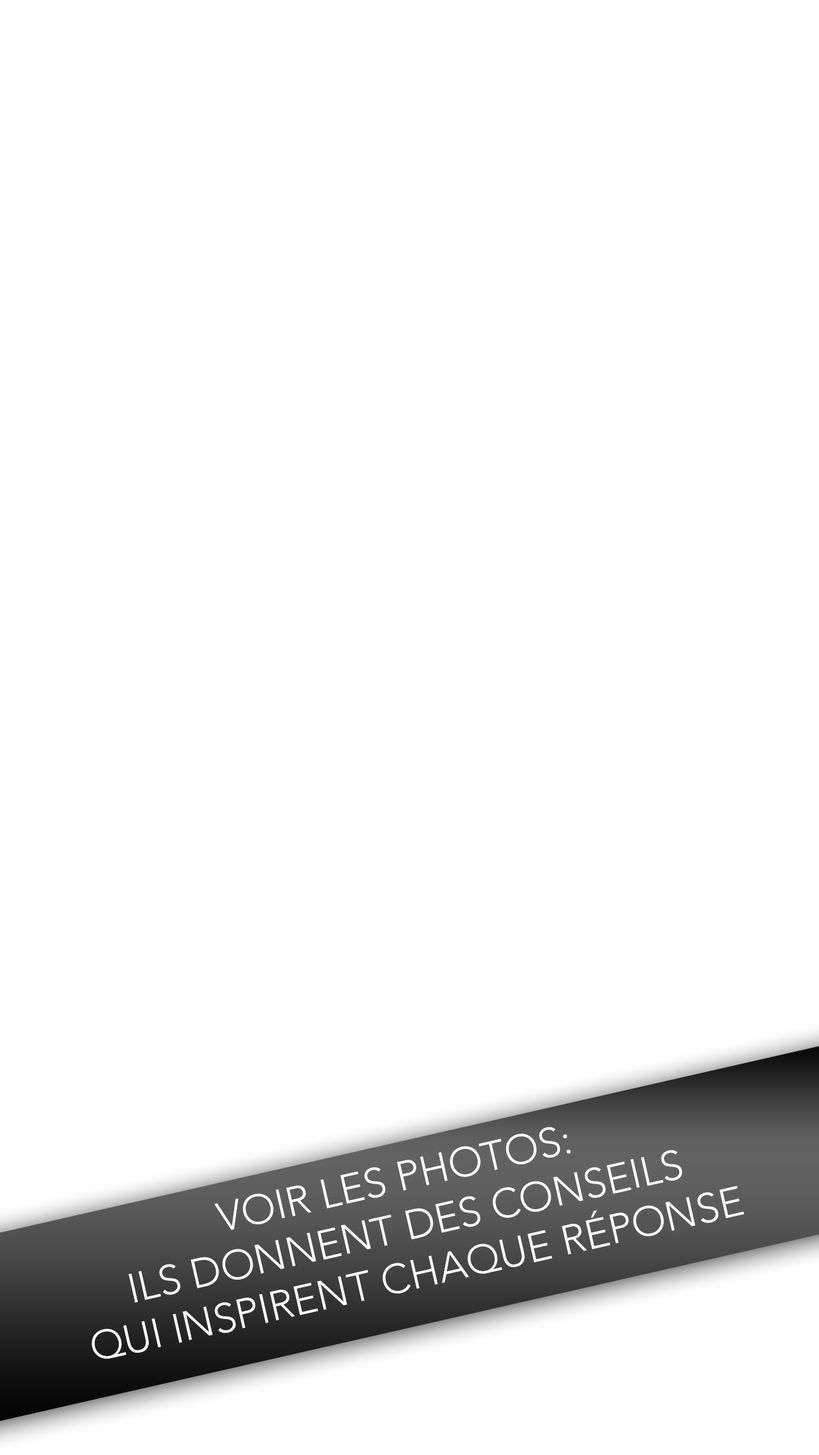
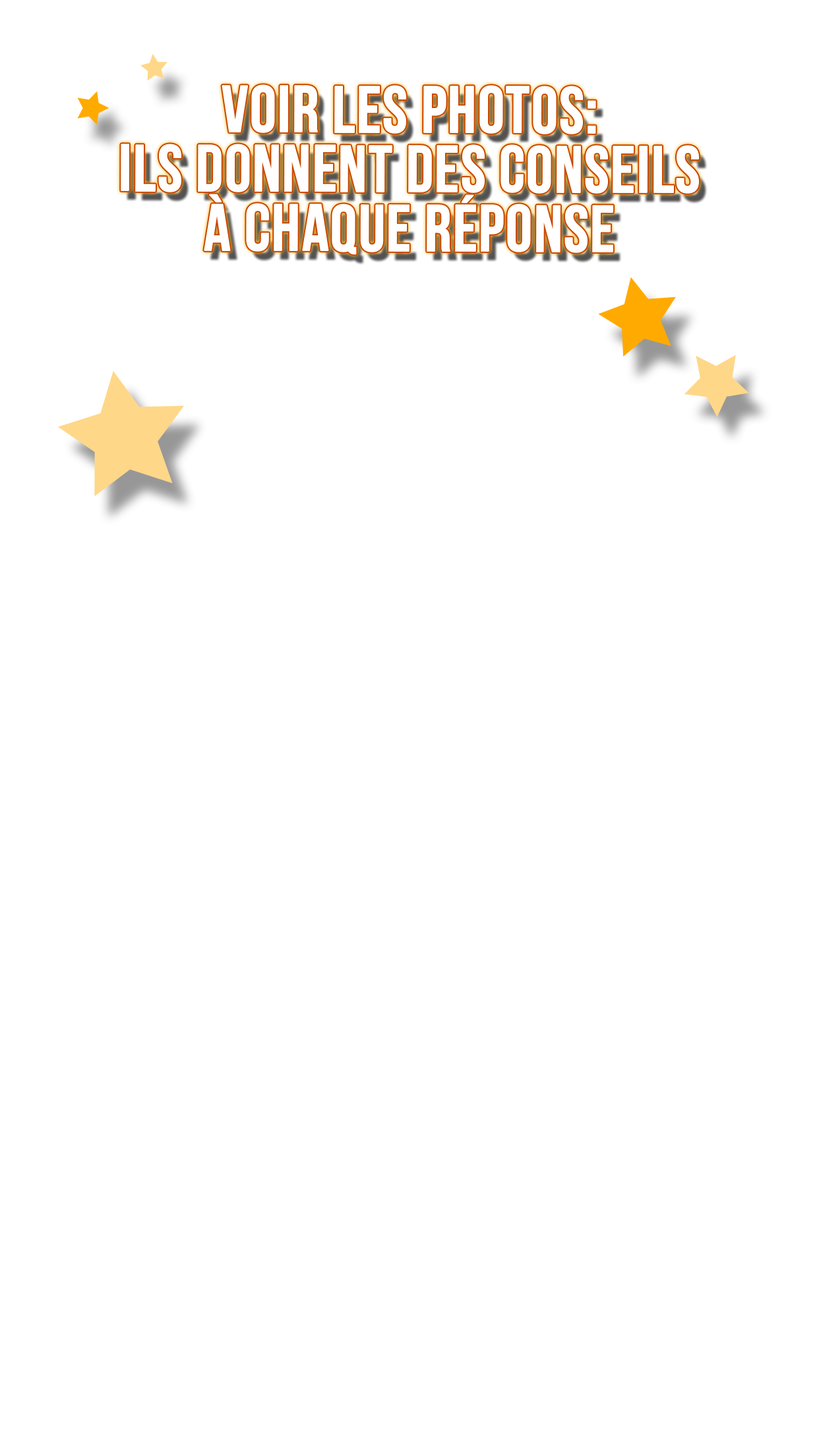
Layer changes from the first w=819, h=1455 image to the second:
showed group "en" (2 layers) over bbox(65, 121, 760, 1337)
showed group "pt" (2 layers) over bbox(41, 115, 772, 1350)
showed group "es" (2 layers) over bbox(85, 88, 742, 1325)
renamed "Voir les photos: Ils donnent des conseils qui inspirent chaque" to "Voir les photos: Ils donnent des conseils à chaque réponse", painted on it over bbox(91, 84, 745, 1360)
added group "Group 1" with 4 layers above "bg" over bbox(58, 54, 749, 497)
added layer "Vector Smart Object" (1st of 4, in "Group 1") in group "Group 1" over bbox(58, 371, 184, 497)
added layer "Vector Smart Object" (3rd of 4, in "Group 1") in group "Group 1" over bbox(597, 276, 749, 418)
added layer "Vector Smart Object" (4th of 4, in "Group 1") in group "Group 1" over bbox(77, 54, 168, 126)
hid "Rectangle 2" over bbox(0, 1046, 819, 1422)
